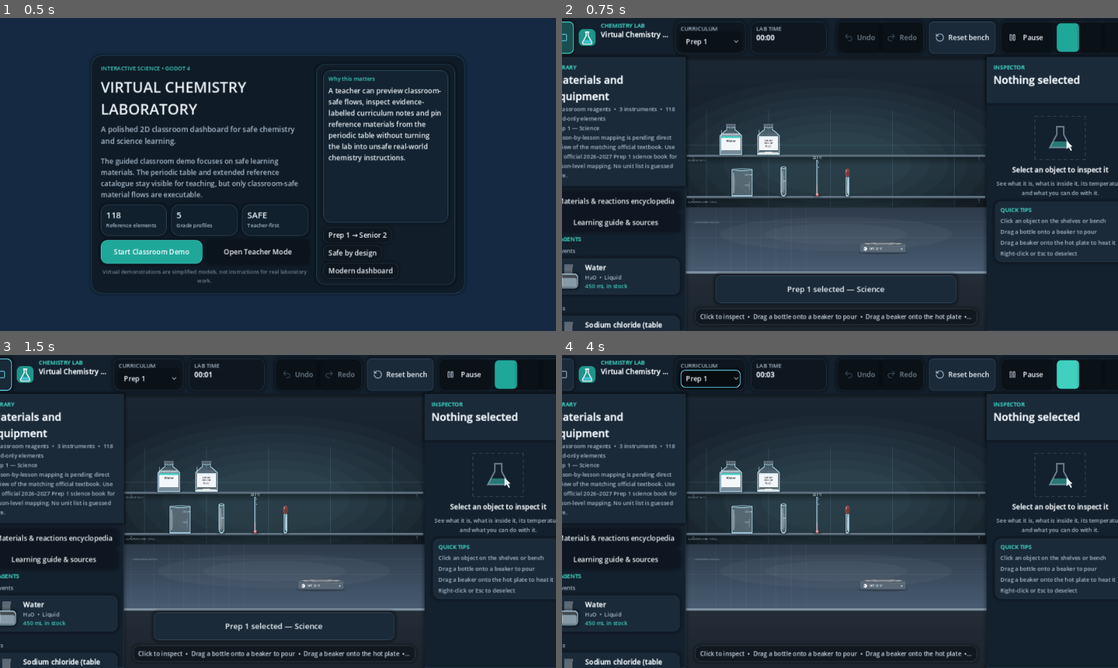
Above: before the commit, frames 1-4 (two rows, left to right).
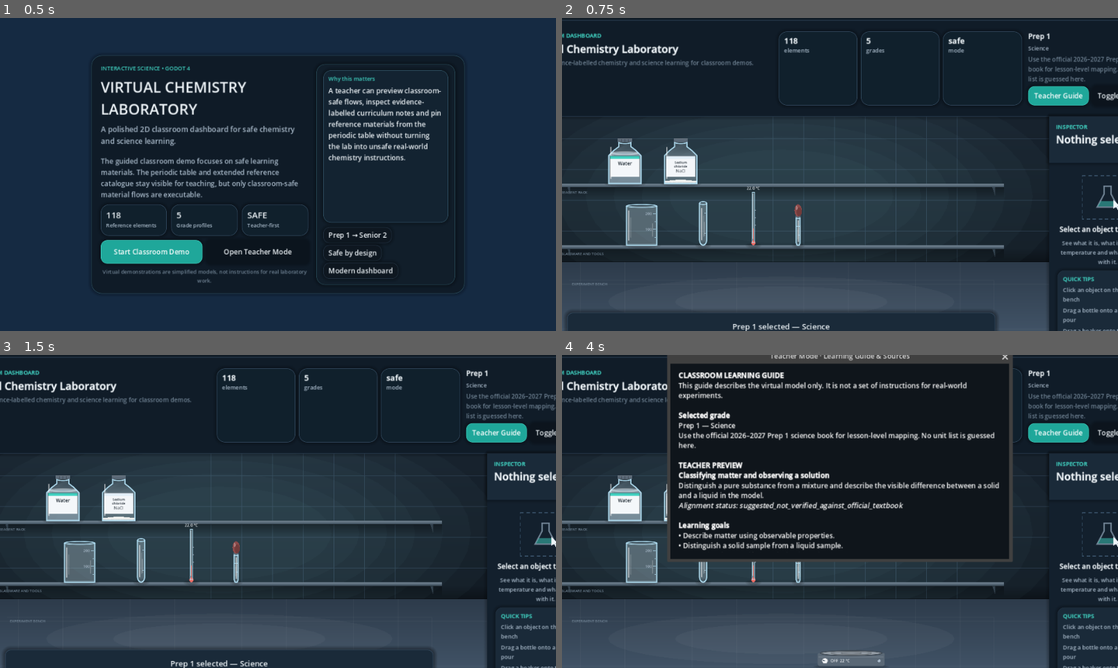
Above: after the commit, the same moments.

Repository: KareemMohammadeen/chemistry-lab-2d
Game: Godot game, scene res://scenes/main.tscn
Two runs of this game, one before a commit and one after it. Both use one fixed random seed, a clock stepped at 60 frames per second and the inputs below.
Inputs (mouse positions are in pixels of both pictures, inside the frame that each line leads up to):
- Up to frame 1 (0.5 s): no input
- Up to frame 2 (0.75 s): click "Start Classroom Demo" at 0.5 s
- Up to frame 3 (1.5 s): click (0, 373) at 1.27 s
- Up to frame 4 (4 s): click (1056, 433) at 2 s, where only the run after the commit has a clickable "Teacher Guide"; click (712, 380) at 2.75 s, where only the run before the commit has a clickable "Prep 1"; click (1067, 373) at 3.52 s

Frame 1 is identical in both runs. In frame 2, 38% of the frame differs, in the area x 0-100%, y 0-100%; in frame 3, 38%; in frame 4, 61%.
Error before the commit: Invalid access to property or key 'reference_pin_requested' on a base object of type 'PanelContainer (LibraryPanel)'. (res://scripts/ui/lab_interface.gd:95)

Commit message:
Wire the dashboard pinning flow through EventBus

Diff:
--- a/scripts/ui/lab_interface.gd
+++ b/scripts/ui/lab_interface.gd
@@ -92,7 +92,7 @@
 	pause_button.toggled.connect(pause_toggled.emit)
 	inspector.action_requested.connect(action_requested.emit)
 	library.object_focus_requested.connect(object_focus_requested.emit)
-	library.reference_pin_requested.connect(_on_reference_pin_requested)
+	EventBus.reference_pin_requested.connect(_on_reference_pin_requested)
 	library_toggle.toggled.connect(_on_library_toggled)
 	grade_selector.item_selected.connect(_on_grade_selected)
 	resized.connect(_apply_responsive_layout)
